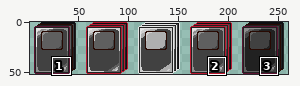
Two states of a sprite sheet, Assets/Rogium Legend/Sprites/UI/Packs/Card Groups/spr_Asset_Card_Group_Grey.png. Above, an overview of the earlier version with the close-up marked.
Close-up. Before the edit:
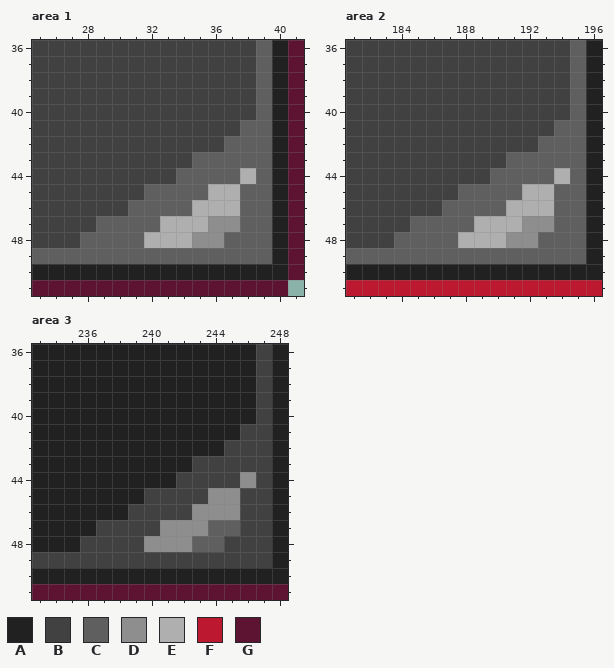
The file is 260x52 pixels. Shown: area 1: x 25..41, y 36..51; area 2: x 181..196, y 36..51; area 3: x 233..248, y 36..51. The wide view leaves out empty margins. The commit also changed other parts of the picture, which this record leaves out.
Palette (. is transparent): A #212121  B #414141  C #5f5f5f  D #8e8e8e  E #afafaf  F #bc1830  G #5c1432
Pixels before, area 1, first column x 25:
36 BBBBBBBBBBBBBBCAG
37 BBBBBBBBBBBBBBCAG
38 BBBBBBBBBBBBBBCAG
39 BBBBBBBBBBBBBBCAG
40 BBBBBBBBBBBBBBCAG
41 BBBBBBBBBBBBBCCAG
42 BBBBBBBBBBBBCCCAG
43 BBBBBBBBBBCCCCCAG
44 BBBBBBBBBCCCCECAG
45 BBBBBBBCCCCEECCAG
46 BBBBBBCCCCEEECCAG
47 BBBBCCCCEEEDDCCAG
48 BBBCCCCEEEDDCCCAG
49 CCCCCCCCCCCCCCCAG
50 AAAAAAAAAAAAAAAAG
51 GGGGGGGGGGGGGGGG.
Pixels before, area 2, first column x 181:
36 BBBBBBBBBBBBBBCA
37 BBBBBBBBBBBBBBCA
38 BBBBBBBBBBBBBBCA
39 BBBBBBBBBBBBBBCA
40 BBBBBBBBBBBBBBCA
41 BBBBBBBBBBBBBCCA
42 BBBBBBBBBBBBCCCA
43 BBBBBBBBBBCCCCCA
44 BBBBBBBBBCCCCECA
45 BBBBBBBCCCCEECCA
46 BBBBBBCCCCEEECCA
47 BBBBCCCCEEEDDCCA
48 BBBCCCCEEEDDCCCA
49 CCCCCCCCCCCCCCCA
50 AAAAAAAAAAAAAAAA
51 FFFFFFFFFFFFFFFF
Pixels before, area 3, first column x 233:
36 AAAAAAAAAAAAAABA
37 AAAAAAAAAAAAAABA
38 AAAAAAAAAAAAAABA
39 AAAAAAAAAAAAAABA
40 AAAAAAAAAAAAAABA
41 AAAAAAAAAAAAABBA
42 AAAAAAAAAAAABBBA
43 AAAAAAAAAABBBBBA
44 AAAAAAAAABBBBDBA
45 AAAAAAABBBBDDBBA
46 AAAAAABBBBDDDBBA
47 AAAABBBBDDDCCBBA
48 AAABBBBDDDCCBBBA
49 BBBBBBBBBBBBBBBA
50 AAAAAAAAAAAAAAAA
51 GGGGGGGGGGGGGGGG
The result:
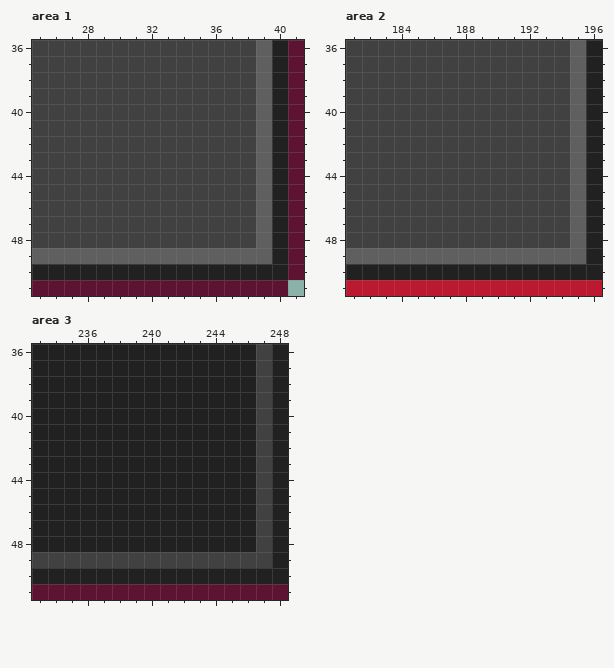
Changes in this commit:
Area 1:
Colour B replaces colour C in row 41 at x 38; in row 42 at x 37 to 38; in row 43 at x 35 to 38; in row 44 at x 34 to 37; in row 45 at x 32 to 35 and 38; in row 46 at x 31 to 34 and 38.
Colour B replaces colour C in row 47 at x 29 to 32 and 38; in row 48 at x 28 to 31 and 37 to 38.
Colour B replaces colour D in row 47 at x 36 to 37; in row 48 at x 35 to 36.
Colour B replaces colour E in row 44 at x 38; in row 45 at x 36 to 37; in row 46 at x 35 to 37; in row 47 at x 33 to 35; in row 48 at x 32 to 34.
Area 2:
Colour B replaces colour C in row 41 at x 194; in row 42 at x 193 to 194; in row 43 at x 191 to 194; in row 44 at x 190 to 193; in row 45 at x 188 to 191 and 194; in row 46 at x 187 to 190 and 194.
Colour B replaces colour C in row 47 at x 185 to 188 and 194; in row 48 at x 184 to 187 and 193 to 194.
Colour B replaces colour D in row 47 at x 192 to 193; in row 48 at x 191 to 192.
Colour B replaces colour E in row 44 at x 194; in row 45 at x 192 to 193; in row 46 at x 191 to 193; in row 47 at x 189 to 191; in row 48 at x 188 to 190.
Area 3:
Colour A replaces colour B in row 41 at x 246; in row 42 at x 245 to 246; in row 43 at x 243 to 246; in row 44 at x 242 to 245; in row 45 at x 240 to 243 and 246; in row 46 at x 239 to 242 and 246.
Colour A replaces colour B in row 47 at x 237 to 240 and 246; in row 48 at x 236 to 239 and 245 to 246.
Colour A replaces colour C in row 47 at x 244 to 245; in row 48 at x 243 to 244.
Colour A replaces colour D in row 44 at x 246; in row 45 at x 244 to 245; in row 46 at x 243 to 245; in row 47 at x 241 to 243; in row 48 at x 240 to 242.
